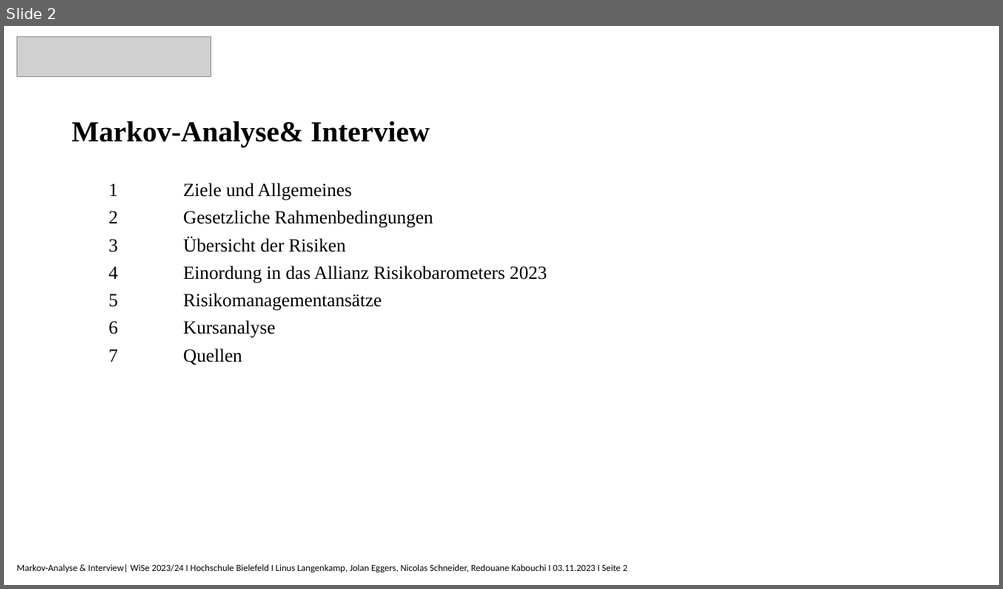
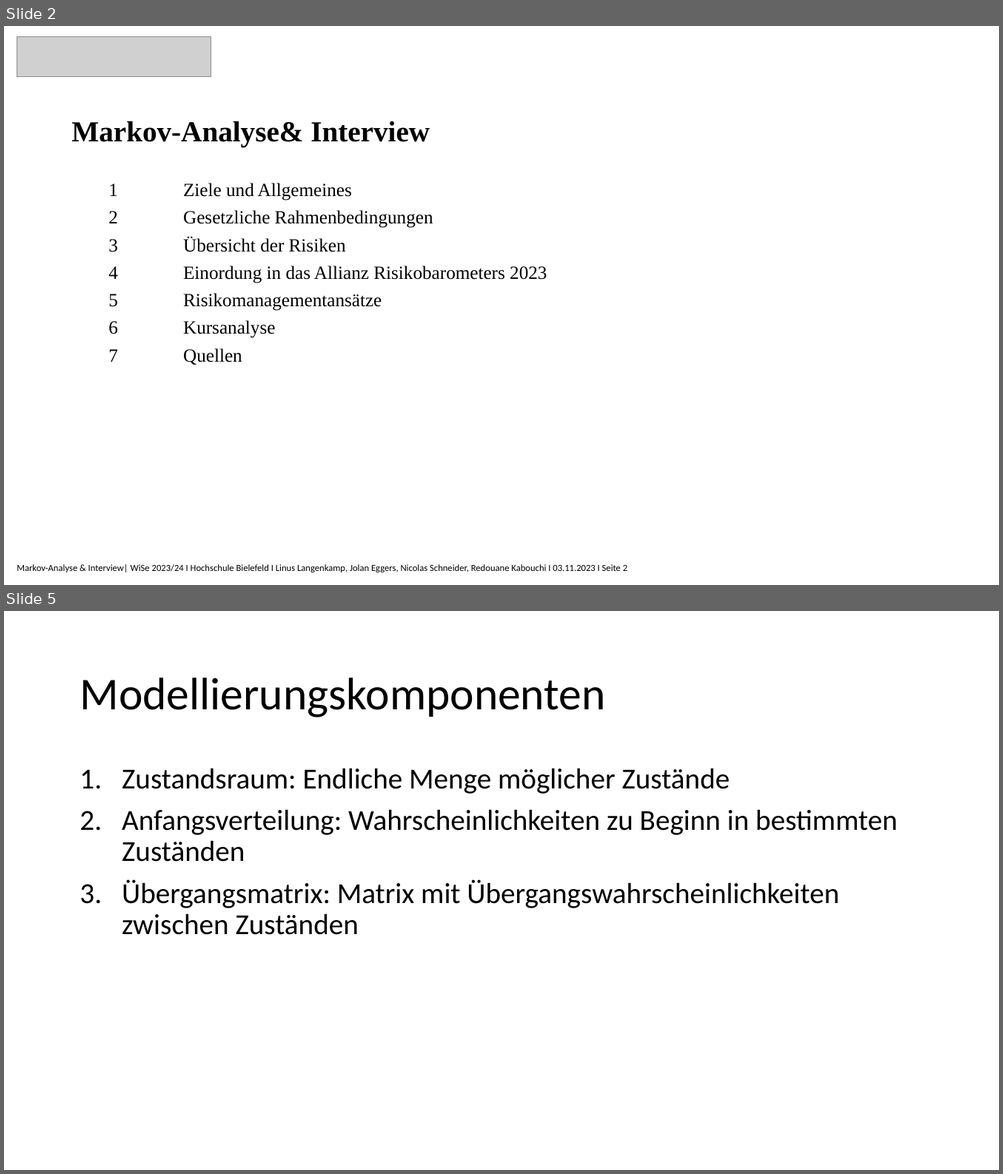
Before and after one commit to Nicolas2912/Risikomanagment_Rheinmetall, a slide deck: 2.Vortrag/Markov-Analyse_Präsentation.pptx. Shown one above the other, each under a label of ours: slide 2 before the commit, slides 2 and 5 after it; the slides between them are not shown. The pictures are 1003x589 and 1003x1174 pixels, drawn with LibreOffice and Linux fonts; fonts in the diff are those of the drawing; grey boxes stand for pictures. Boxes give left, top, right and bottom in pixels: in the first picture for what was removed or moved away, otherwise in the second. Text is boxed around its words. In the diff, an @@ line names an element or a change of style, - is before the commit and + after.

```diff
--- a/2.Vortrag/Markov-Analyse_Präsentation.pptx
+++ b/2.Vortrag/Markov-Analyse_Präsentation.pptx
@@ slide 5 added at (4, 611, 999, 1170), background #FFFFFF @@
@@ title added at (79, 678, 605, 718), 44 pt, text #000000 @@
+Modellierungskomponenten
@@ text added at (122, 768, 897, 935), 28 pt, text #000000 @@
+1. Zustandsraum: Endliche Menge möglicher Zustände
+2. Anfangsverteilung: Wahrscheinlichkeiten zu Beginn in bestimmten Zuständen
+3. Übergangsmatrix: Matrix mit Übergangswahrscheinlichkeiten zwischen Zuständen
```
Also in this commit, not shown: 4 other slides added.
